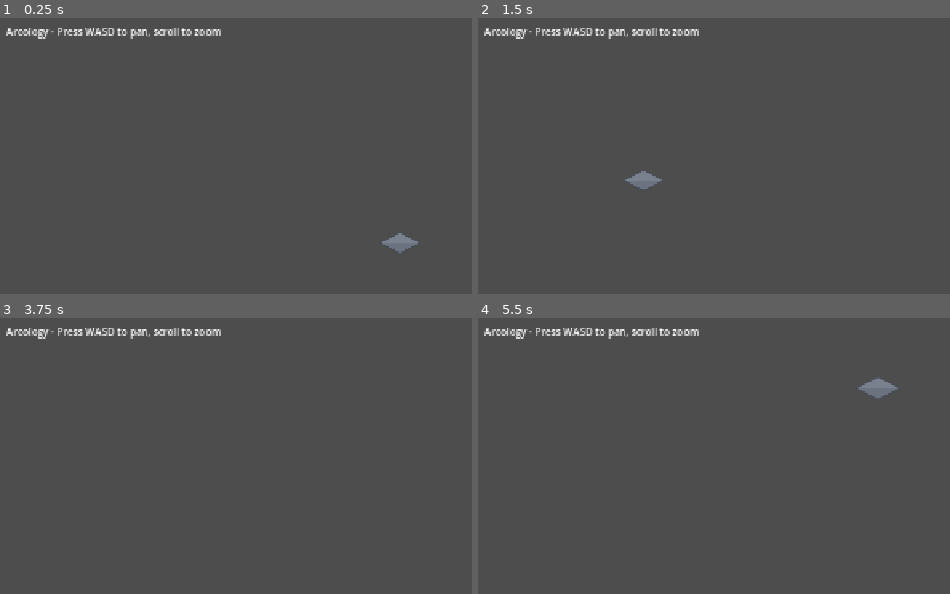
Above: before the commit, frames 1-4 (two rows, left to right).
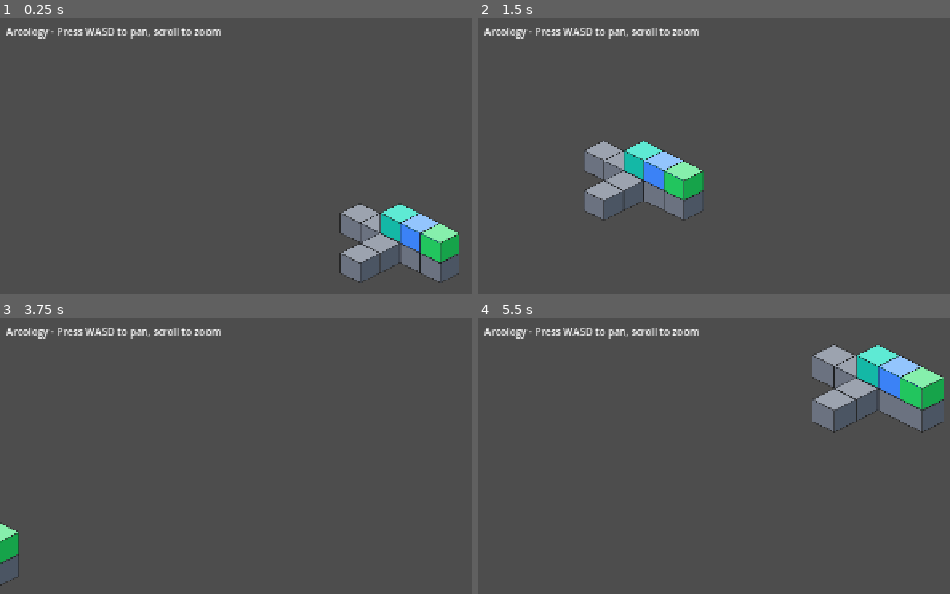
Above: after the commit, the same moments.

Repository: thoughtpunch/arcology-game
Game: Godot game, scene res://scenes/main.tscn
Same seed, same stepped clock (60 frames per second), same inputs: the game is played once before the commit and once after it.
Inputs (mouse positions are in pixels of both pictures, inside the frame that each line leads up to):
- Up to frame 1 (0.25 s): no input
- Up to frame 2 (1.5 s): tap Enter at 0.5 s; move the mouse to (outside the picture) at 0.52 s; hold D (move_right) 0.53-1.28 s; hold Mouse wheel up (zoom_in) 0.53-1.28 s; move the mouse to (718, 266) at 1.27 s; hold S (move_down) from 1.28 s (still down); tap Mouse wheel down (zoom_out) at 1.35 s
- Up to frame 3 (3.75 s): move the mouse to (outside the picture) at 2.02 s; release S (move_down) at 2.03 s; hold D (move_right) 2.03-2.78 s; hold Mouse wheel up (zoom_in) 2.03-2.78 s; tap Space at 2.75 s; move the mouse to (outside the picture) at 2.77 s; hold W (move_up) 2.78-3.53 s; tap Mouse wheel down (zoom_out) at 2.85 s; tap Enter at 3.5 s; move the mouse to (outside the picture) at 3.52 s; hold A (move_left) from 3.53 s (still down); hold Mouse wheel up (zoom_in) from 3.53 s (still down)
- Up to frame 4 (5.5 s): move the mouse to (638, 475) at 4.27 s; release Mouse wheel up (zoom_in) at 4.28 s; tap Mouse wheel down (zoom_out) at 4.35 s; move the mouse to (916, 544) at 5.02 s; release A (move_left) at 5.03 s; hold S (move_down) from 5.03 s (still down); hold Mouse wheel up (zoom_in) from 5.03 s (still down)

The runs differ from the first frame. In frame 1, 4.5% of the frame differs, in the area x 71-98%, y 67-97%; in frame 2, 4.5%; in frame 3, 0.5%; in frame 4, 5.5%, in the area x 70-99%, y 9-42%.

Commit message:
feat: arcology-x0d.5 - Setup isometric rendering with Y-sort
- BlockRenderer class manages sprite creation/removal
- Listens to Grid block_added/block_removed signals
- Isometric positioning via grid_to_screen()
- z_index formula: x + y + z*100 for floor stacking
- y_sort_enabled for proper depth within floors
- Test blocks placed in main scene
- Unit tests with 8 passing assertions

Co-Authored-By: Claude Opus 4.5 <noreply@anthropic.com>

Diff:
--- a/scenes/main.tscn
+++ b/scenes/main.tscn
@@ -1,7 +1,6 @@
-[gd_scene load_steps=3 format=3 uid="uid://c1234567890ab"]
+[gd_scene load_steps=2 format=3 uid="uid://c1234567890ab"]
 
 [ext_resource type="Script" path="res://src/core/main.gd" id="1_main"]
-[ext_resource type="Texture2D" uid="uid://placeholder1" path="res://assets/sprites/blocks/placeholder.svg" id="2_placeholder"]
 
 [node name="Main" type="Node2D"]
 script = ExtResource("1_main")
@@ -11,9 +10,6 @@
 
 [node name="World" type="Node2D" parent="."]
 
-[node name="PlaceholderSprite" type="Sprite2D" parent="World"]
-texture = ExtResource("2_placeholder")
-
 [node name="UI" type="CanvasLayer" parent="."]
 
 [node name="DebugLabel" type="Label" parent="UI"]
--- /dev/null
+++ b/src/core/block_renderer.gd
@@ -0,0 +1,126 @@
+class_name BlockRenderer
+extends Node2D
+## Renders blocks with isometric positioning and depth sorting
+## Listens to Grid signals to add/remove block sprites
+
+# References
+var grid: Grid
+var _sprites: Dictionary = {}  # Vector3i -> Sprite2D
+
+# Preloaded textures cache
+var _texture_cache: Dictionary = {}
+
+
+func _ready() -> void:
+	# Enable Y-sorting for proper isometric depth
+	y_sort_enabled = true
+
+
+## Connect to a grid to render its blocks
+func connect_to_grid(new_grid: Grid) -> void:
+	if grid:
+		# Disconnect from old grid
+		grid.block_added.disconnect(_on_block_added)
+		grid.block_removed.disconnect(_on_block_removed)
+		_clear_all_sprites()
+
+	grid = new_grid
+	grid.block_added.connect(_on_block_added)
+	grid.block_removed.connect(_on_block_removed)
+
+	# Render existing blocks
+	for block in grid.get_all_blocks():
+		_create_sprite_for_block(block)
+
+
+## Create a sprite for a block and position it correctly
+func _create_sprite_for_block(block) -> void:
+	var pos: Vector3i = block.grid_position
+
+	# Get sprite texture from BlockRegistry
+	var texture := _get_block_texture(block.block_type)
+	if texture == null:
+		push_warning("BlockRenderer: No texture for block type '%s'" % block.block_type)
+		return
+
+	var sprite := Sprite2D.new()
+	sprite.texture = texture
+
+	# Position using isometric conversion
+	sprite.position = grid.grid_to_screen(pos)
+
+	# Z-index for floor stacking (higher Z = in front)
+	# Also factor in X+Y for proper Y-sorting within a floor
+	sprite.z_index = _calculate_z_index(pos)
+
+	# Sprite origin is center by default, which works for our hexagonal sprites
+	# The sprite center aligns with the grid position
+
+	add_child(sprite)
+	_sprites[pos] = sprite
+
+	# Store sprite reference on block for later updates
+	block.sprite = sprite
+
+
+## Remove a sprite for a block position
+func _remove_sprite_at(pos: Vector3i) -> void:
+	if _sprites.has(pos):
+		var sprite: Sprite2D = _sprites[pos]
+		sprite.queue_free()
+		_sprites.erase(pos)
+
+
+## Clear all sprites
+func _clear_all_sprites() -> void:
+	for sprite in _sprites.values():
+		sprite.queue_free()
+	_sprites.clear()
+
+
+## Get texture for a block type, with caching
+func _get_block_texture(block_type: String) -> Texture2D:
+	if _texture_cache.has(block_type):
+		return _texture_cache[block_type]
+
+	# Get sprite path from BlockRegistry
+	var registry = get_tree().get_root().get_node_or_null("/root/BlockRegistry")
+	if registry == null:
+		return null
+
+	var block_data: Dictionary = registry.get_block_data(block_type)
+	var sprite_path: String = block_data.get("sprite", "")
+
+	if sprite_path.is_empty():
+		return null
+
+	var texture = load(sprite_path)
+	if texture:
+		_texture_cache[block_type] = texture
+	return texture
+
+
+## Calculate z_index for proper depth sorting
+## Higher Z (floors) should render in front
+## Within a floor, higher Y should render behind (smaller z_index)
+func _calculate_z_index(pos: Vector3i) -> int:
+	# Floor stacking: multiply Z by a large number to ensure floors don't overlap
+	# Within a floor: use X + Y for isometric depth (larger = more in front)
+	return pos.x + pos.y + pos.z * 100
+
+
+## Update a single sprite's position (for when blocks move)
+func update_sprite_position(pos: Vector3i) -> void:
+	if _sprites.has(pos):
+		var sprite: Sprite2D = _sprites[pos]
+		sprite.position = grid.grid_to_screen(pos)
+		sprite.z_index = _calculate_z_index(pos)
+
+
+# Signal handlers
+func _on_block_added(pos: Vector3i, block) -> void:
+	_create_sprite_for_block(block)
+
+
+func _on_block_removed(pos: Vector3i) -> void:
+	_remove_sprite_at(pos)
--- a/src/core/main.gd
+++ b/src/core/main.gd
@@ -8,10 +8,57 @@
 const MAX_ZOOM := 3.0
 
 @onready var camera: Camera2D = $Camera2D
+@onready var world: Node2D = $World
+
+var grid: Grid
+var block_renderer: BlockRenderer
 
 
 func _ready() -> void:
 	print("Arcology initialized")
+	_setup_grid()
+	_place_test_blocks()
+
+
+func _setup_grid() -> void:
+	# Create grid
+	grid = Grid.new()
+	add_child(grid)
+
+	# Create renderer and connect to grid
+	block_renderer = BlockRenderer.new()
+	world.add_child(block_renderer)
+	block_renderer.connect_to_grid(grid)
+
+
+func _place_test_blocks() -> void:
+	# Place some test blocks to verify rendering
+	# Row of corridors at ground level
+	for x in range(-2, 3):
+		var block := Block.new("corridor", Vector3i(x, 0, 0))
+		grid.set_block(block.grid_position, block)
+
+	# Some vertical corridors
+	for y in range(1, 3):
+		var block := Block.new("corridor", Vector3i(0, y, 0))
+		grid.set_block(block.grid_position, block)
+
+	# Entrance at origin
+	var entrance := Block.new("entrance", Vector3i(0, -1, 0))
+	grid.set_block(entrance.grid_position, entrance)
+
+	# Stack some blocks on Z=1 to test floor stacking
+	var upper1 := Block.new("residential_basic", Vector3i(1, 0, 1))
+	grid.set_block(upper1.grid_position, upper1)
+
+	var upper2 := Block.new("commercial_basic", Vector3i(2, 0, 1))
+	grid.set_block(upper2.grid_position, upper2)
+
+	# Stairs to connect floors
+	var stairs := Block.new("stairs", Vector3i(0, 0, 1))
+	grid.set_block(stairs.grid_position, stairs)
+
+	print("Placed %d test blocks" % grid.get_block_count())
 
 
 func _process(delta: float) -> void:
--- /dev/null
+++ b/test/test_renderer.gd
@@ -0,0 +1,153 @@
+extends SceneTree
+## Test script for BlockRenderer isometric positioning
+## Run with: godot --headless --script test/test_renderer.gd
+
+func _init() -> void:
+	var tests_passed := 0
+	var tests_failed := 0
+
+	print("=== BlockRenderer Tests ===")
+
+	# Wait for autoload to be ready
+	await process_frame
+
+	# Create test grid and renderer
+	var grid := Grid.new()
+	var renderer := BlockRenderer.new()
+	get_root().add_child(grid)
+	get_root().add_child(renderer)
+	renderer.connect_to_grid(grid)
+
+	# Test 1: Correct isometric positioning
+	print("\nTest 1: Isometric positioning")
+
+	# Place block at origin
+	var block1 := Block.new("corridor", Vector3i(0, 0, 0))
+	grid.set_block(block1.grid_position, block1)
+
+	if renderer._sprites.has(Vector3i(0, 0, 0)):
+		var sprite: Sprite2D = renderer._sprites[Vector3i(0, 0, 0)]
+		if sprite.position == Vector2(0, 0):
+			print("  PASS: Block at (0,0,0) renders at screen (0,0)")
+			tests_passed += 1
+		else:
+			print("  FAIL: Block at (0,0,0) renders at %s, expected (0,0)" % sprite.position)
+			tests_failed += 1
+	else:
+		print("  FAIL: No sprite created for (0,0,0)")
+		tests_failed += 1
+
+	# Test 2: X offset
+	var block2 := Block.new("corridor", Vector3i(1, 0, 0))
+	grid.set_block(block2.grid_position, block2)
+
+	if renderer._sprites.has(Vector3i(1, 0, 0)):
+		var sprite: Sprite2D = renderer._sprites[Vector3i(1, 0, 0)]
+		# x = (1-0) * 32 = 32, y = (1+0) * 16 = 16
+		if sprite.position == Vector2(32, 16):
+			print("  PASS: Block at (1,0,0) renders at screen (32,16)")
+			tests_passed += 1
+		else:
+			print("  FAIL: Block at (1,0,0) renders at %s, expected (32,16)" % sprite.position)
+			tests_failed += 1
+	else:
+		print("  FAIL: No sprite created for (1,0,0)")
+		tests_failed += 1
+
+	# Test 3: Y offset
+	var block3 := Block.new("corridor", Vector3i(0, 1, 0))
+	grid.set_block(block3.grid_position, block3)
+
+	if renderer._sprites.has(Vector3i(0, 1, 0)):
+		var sprite: Sprite2D = renderer._sprites[Vector3i(0, 1, 0)]
+		# x = (0-1) * 32 = -32, y = (0+1) * 16 = 16
+		if sprite.position == Vector2(-32, 16):
+			print("  PASS: Block at (0,1,0) renders at screen (-32,16)")
+			tests_passed += 1
+		else:
+			print("  FAIL: Block at (0,1,0) renders at %s, expected (-32,16)" % sprite.position)
+			tests_failed += 1
+	else:
+		print("  FAIL: No sprite created for (0,1,0)")
+		tests_failed += 1
+
+	# Test 4: Z (floor) offset
+	print("\nTest 4: Floor stacking (Z offset)")
+	var block4 := Block.new("corridor", Vector3i(0, 0, 1))
+	grid.set_block(block4.grid_position, block4)
+
+	if renderer._sprites.has(Vector3i(0, 0, 1)):
+		var sprite: Sprite2D = renderer._sprites[Vector3i(0, 0, 1)]
+		# x = 0, y = 0 - 32 = -32 (higher on screen)
+		if sprite.position == Vector2(0, -32):
+			print("  PASS: Block at (0,0,1) renders at screen (0,-32)")
+			tests_passed += 1
+		else:
+			print("  FAIL: Block at (0,0,1) renders at %s, expected (0,-32)" % sprite.position)
+			tests_failed += 1
+	else:
+		print("  FAIL: No sprite created for (0,0,1)")
+		tests_failed += 1
+
+	# Test 5: Z-index for floor stacking
+	print("\nTest 5: Z-index ordering")
+	var sprite_z0: Sprite2D = renderer._sprites[Vector3i(0, 0, 0)]
+	var sprite_z1: Sprite2D = renderer._sprites[Vector3i(0, 0, 1)]
+
+	# Z=1 should have higher z_index than Z=0
+	if sprite_z1.z_index > sprite_z0.z_index:
+		print("  PASS: Z=1 sprite has higher z_index than Z=0")
+		tests_passed += 1
+	else:
+		print("  FAIL: z_index(Z=1)=%d, z_index(Z=0)=%d" % [sprite_z1.z_index, sprite_z0.z_index])
+		tests_failed += 1
+
+	# Test 6: Y-sorting within a floor
+	print("\nTest 6: Y-sorting within floor")
+	# Blocks at same Z, different Y
+	var block_y0 := Block.new("corridor", Vector3i(2, 0, 0))
+	var block_y2 := Block.new("corridor", Vector3i(2, 2, 0))
+	grid.set_block(block_y0.grid_position, block_y0)
+	grid.set_block(block_y2.grid_position, block_y2)
+
+	var sprite_y0: Sprite2D = renderer._sprites[Vector3i(2, 0, 0)]
+	var sprite_y2: Sprite2D = renderer._sprites[Vector3i(2, 2, 0)]
+
+	# Higher Y should have higher z_index (drawn in front)
+	if sprite_y2.z_index > sprite_y0.z_index:
+		print("  PASS: Higher Y has higher z_index (drawn in front)")
+		tests_passed += 1
+	else:
+		print("  FAIL: z_index(Y=2)=%d should be > z_index(Y=0)=%d" % [sprite_y2.z_index, sprite_y0.z_index])
+		tests_failed += 1
+
+	# Test 7: Block removal removes sprite
+	print("\nTest 7: Block removal")
+	var remove_pos := Vector3i(2, 2, 0)
+	grid.remove_block(remove_pos)
+
+	if not renderer._sprites.has(remove_pos):
+		print("  PASS: Sprite removed when block removed")
+		tests_passed += 1
+	else:
+		print("  FAIL: Sprite still exists after block removal")
+		tests_failed += 1
+
+	# Test 8: Y-sort enabled on renderer
+	print("\nTest 8: Y-sort enabled")
+	if renderer.y_sort_enabled:
+		print("  PASS: y_sort_enabled is true")
+		tests_passed += 1
+	else:
+		print("  FAIL: y_sort_enabled is false")
+		tests_failed += 1
+
+	# Summary
+	print("\n=== Results ===")
+	print("Passed: %d" % tests_passed)
+	print("Failed: %d" % tests_failed)
+
+	if tests_failed > 0:
+		quit(1)
+	else:
+		quit(0)
Not shown, changed: .beads/issues.jsonl
